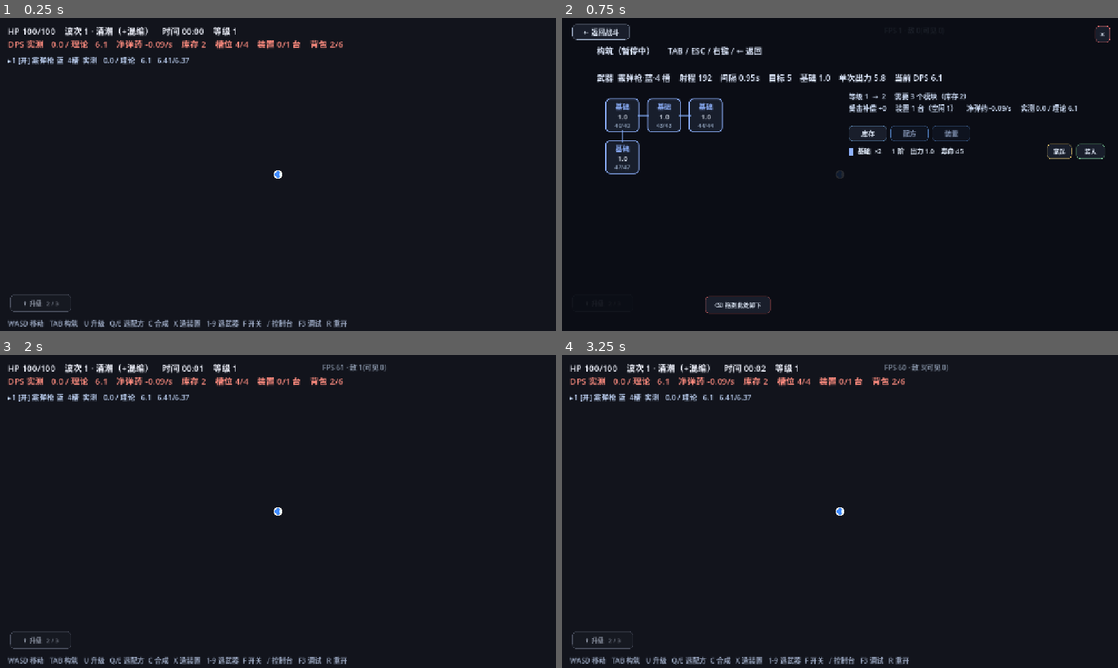
Above: before the commit, frames 1-4 (two rows, left to right).
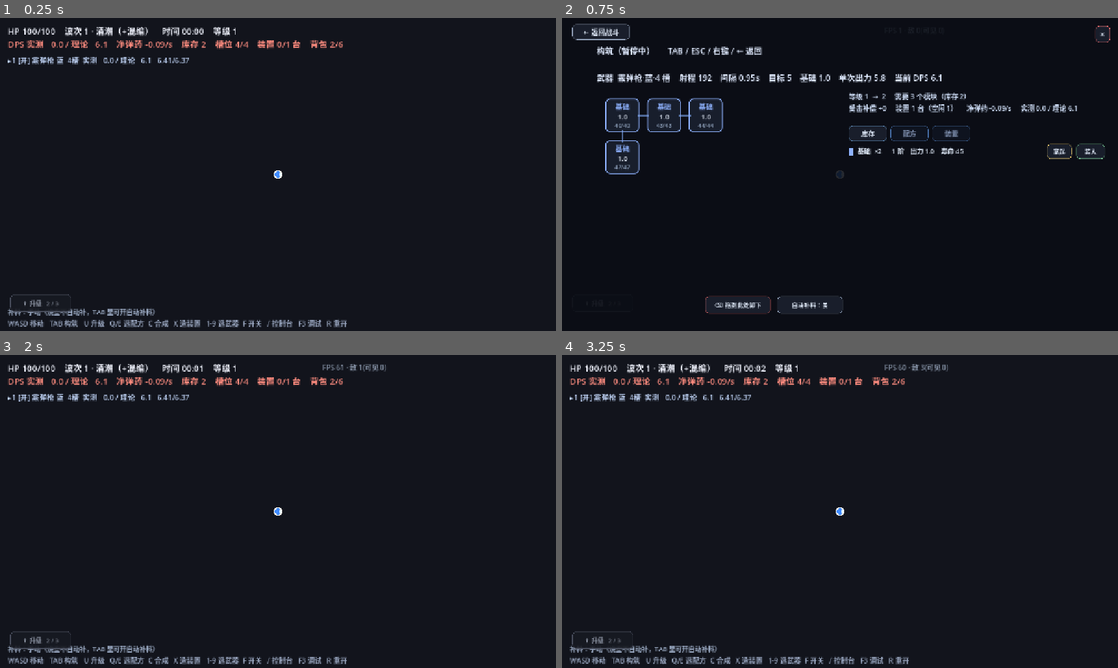
Above: after the commit, the same moments.

Repository: M1suK1/weapon-build-survivor
Game: Godot game, scene res://scenes/main.tscn
Same seed, same stepped clock (60 frames per second), same inputs: the game is played once before the commit and once after it.
Inputs (mouse positions are in pixels of both pictures, inside the frame that each line leads up to):
- Up to frame 1 (0.25 s): no input
- Up to frame 2 (0.75 s): tap Enter at 0.5 s; move the mouse to (962, 158) at 0.52 s; hold D from 0.53 s (still down); tap Tab at 0.6 s; click (962, 158) at 0.67 s
- Up to frame 3 (2 s): tap Space at 0.77 s; release D at 1.25 s; click "×" at 1.25 s
- Up to frame 4 (3.25 s): tap Space at 2 s; drag from (728, 527) to (812, 574) at 2.02 s; tap Enter at 2.75 s; move the mouse to (895, 442) at 2.77 s; hold D from 2.78 s (still down); tap 4 at 2.85 s

The runs differ from the first frame. In frame 1, 0.3% of the frame differs, in the area x 1-28%, y 92-96%; in frame 2, 0.1%; in frame 3, 0.3%; in frame 4, 0.3%.

Commit message:
feat(fill): 合成/拾取只进库存，烧空补料改成可手动开关的自动补料
- _craft_tick / add_module：人类只进库存，bot / autoplan 保留自动装板（plan-v5 §1.2）
- 新增 auto_fill 开关（人类默认关），只有烧空补料受它管；CLI autofill / noautofill
- _refill / _install 加 force 参数：点空格、拖拽、库存装机等手动路径不受开关限制
- 缺料格改成半透明幽灵框（灰边 + 半透明模块名 + 缺料），不再用红框
- 构筑屏加「自动补料：开/关」按钮，HUD 左下加「补料：手动」提示
- _pt_log 加 fill=0/1，方便看回归时补料是开还是关

Diff:
--- a/scripts/game.gd
+++ b/scripts/game.gd
@@ -223,6 +223,11 @@
 var hand_mid := ""
 var autoplan := false
 var noautoplan := false
+## 烧空后是否自动从库存补料（docs/plan-v5.md §1.2 第 3 条）。
+## 人类默认关：模块烧完就空着，补不补由玩家点；bot / playtest / autoplan 强制开，回归曲线不断。
+## 合成出件、地上捡到、拆卸回退**不受这个开关影响**（前两个永远进库存，见 §1.2 第 1、2 条）。
+var auto_fill := false
+var noautofill := false
 var god := false
 var cheat_arg := ""
 var plan_fix_t := 0.0
@@ -257,6 +262,9 @@
 var drag_hl: Panel = null
 var drag_hint: Label = null
 var recycle_btn: Button = null
+## 构筑屏顶部两个按钮：烧空自动补料开关（plan-v5 §1.4）；plan-v5 §1.5 的「保存方案」也挂在这条线上
+var fill_btn: Button = null
+var hud_fill: Label = null
 var slot_rects: Array = []
 var slot_panels: Array = []
 var inv_rows: Array = []
@@ -361,6 +369,12 @@
 		elif a == "noautoplan":
 			autoplan = false
 			noautoplan = true
+		elif a == "autofill":
+			auto_fill = true
+			noautofill = false
+		elif a == "noautofill":
+			auto_fill = false
+			noautofill = true
 		elif a.begins_with("tab="):
 			tab = int(a.substr(4))
 		elif a == "planmissing":
@@ -396,6 +410,10 @@
 	# bot 默认开着「自动配置方案」：它不会自己去拖模块，得让补料规则替它决定每格放什么
 	if bot and not noautoplan:
 		autoplan = true
+	# 烧空自动补料：人类默认关（plan-v5 §1.2），自测/自动配置一律强制开，
+	# 否则机器人只会看着模块烧光不补，回归曲线直接断掉
+	if (bot or playtest or autoplan) and not noautofill:
+		auto_fill = true
 	if playtest:
 		# 无头模拟按实时速度跑太慢，放大时间步（步长变粗，数值平衡够用）
 		Engine.time_scale = 8.0
@@ -420,7 +438,8 @@
 	_use_weapon(0)
 	for i in weapon.slots.size():
 		weapon.slots[i] = _new_module("base")
-		weapon.plan[i] = "base"  # 开局满板基础模块，方案也一起登记，之后烧完会自动补
+		# 开局满板基础模块，方案也一起登记；烧完补不补看 auto_fill（人类默认手动，见 plan-v5 §1.2）
+		weapon.plan[i] = "base"
 	_add_inv("base", 2)
 	devices.append(_new_device())
 	_make_player()
@@ -763,6 +782,10 @@
 	hud_brute.visible = false
 	hud_tip = _label(layer, Vector2(18, 690), 16, Color(0.6, 0.65, 0.75))
 	hud_tip.text = "WASD 移动   TAB 构筑   U 升级   Q/E 选配方  C 合成   X 造装置   1-9 选武器  F 开关   / 控制台   F3 调试   R 重开"
+	# 补料状态（plan-v5 §1.4）：关掉自动补料时常驻一行，免得玩家以为模块消失是 bug
+	hud_fill = _label(layer, Vector2(18, 664), 15, Color(0.62, 0.68, 0.78))
+	hud_fill.text = "补料：手动（烧空不自动补，TAB 里可开自动补料）"
+	hud_fill.visible = not auto_fill
 
 	# 解锁提示（plan-v4 §7.2 第 4 条）：屏幕中上方飘一行，2 秒淡出
 	toast_lbl = _label(layer, Vector2(440, 108), 20, UIKit.C_GOLD)
@@ -848,6 +871,13 @@
 	recycle_btn.position = Vector2(330, 640)
 	recycle_btn.tooltip_text = "把电路板上的模块拖进来：卸下并退回库存，同时清空这一格的方案"
 	build_root.add_child(recycle_btn)
+
+	# 烧空自动补料开关（plan-v5 §1.2/§1.4）：只影响「烧空后从库存补同 id」，
+	# 合成出件与地上捡到永远只进库存，不受这里影响
+	fill_btn = UIKit.button("自动补料：关", Vector2(150, 40), UIKit.C_DIM, 14)
+	fill_btn.position = Vector2(496, 640)
+	fill_btn.pressed.connect(_toggle_auto_fill)
+	build_root.add_child(fill_btn)
 
 	# 拖拽层：幽灵 + 落点高亮 + 出力预览（全部 IGNORE，不抢鼠标）
 	drag_layer = Control.new()
@@ -1023,6 +1053,8 @@
 	hud_status.visible = not build_root.visible
 	hud_ammo.visible = not build_root.visible
 	hud_tip.visible = not build_root.visible
+	if hud_fill != null:
+		hud_fill.visible = (not build_root.visible) and (not auto_fill)
 	wpanel.visible = not build_root.visible
 	if build_root.visible:
 		_refresh_build()
@@ -1081,7 +1113,9 @@
 			m["left"] = float(m["left"]) - burn
 			if float(m["left"]) <= 0.0:
 				sl[i] = null
-				_refill(i, w)
+				# 自动补料只由 auto_fill 决定（人类默认关：烧完就空着，格子画幽灵框等玩家自己补）
+				if auto_fill:
+					_refill(i, w)
 		var hits := float(targets.size())
 		var per: float = dmg * (1.0 + 0.1 * (hits - 1.0)) / maxf(1.0, hits)
 		# 榴弹炮：主目标吃满，不叠多目标折扣（溅射在下面单独结算）
@@ -2085,7 +2119,7 @@
 		for i in _missing_cells():
 			var want := String(weapon.plan[i])
 			if want != "" and _inv(want) > 0:
-				_refill(i)  # 有料就直接补，不改方案
+				_refill(i, null, true)  # 有料就直接补，不改方案
 				continue
 			var best_id := ""
 			var best_v := _board_total(weapon)
@@ -2105,7 +2139,7 @@
 			if best_id == "":
 				continue
 			weapon.plan[i] = best_id
-			_refill(i)
+			_refill(i, null, true)
 		# 已装但快烧空的格子：只把方案改成「库存里更强」的 id，不立刻顶掉模块。
 		# 等这一格烧空时 _refill 会按新方案补货 —— 既满足「不自动替换已装模块」，
 		# 又不会让机器人永远停在基础模块上。
@@ -2324,8 +2358,12 @@
 	return s
 
 
-## DEBUG
-func _refill(i: int, w = null) -> void:
+## 补料：按这一格的方案（没有方案时按整板增益）从库存补一个模块。
+## `force = true` 是手动路径（点空格、拖拽、bot 修方案）——不受 auto_fill 开关限制；
+## 自动路径（烧空补料）必须让 auto_fill 为真，见 _fire() 与 plan-v5 §1.2。
+func _refill(i: int, w = null, force := false) -> void:
+	if not auto_fill and not force:
+		return
 	var ww: Dictionary = weapon if w == null else w
 	var sl: Array = ww["slots"]
 	var plan: Array = ww["plan"]
@@ -2366,7 +2404,12 @@
 	return best
 
 
-func _install(mid: String, w = null) -> void:
+## `force = true`：手动路径（库存「装到当前武器」），不受 auto_fill 影响。
+## 自动路径（合成出件）只在 auto_fill / bot / autoplan 为真时才会走到这里，见 plan-v5 §1.2。
+func _install(mid: String, w = null, force := false) -> void:
+	if not force and not auto_fill:
+		_add_inv(mid, 1)
+		return
 	# 手动构筑（合成/升级/拾取）默认装到「当前选中的那把」，玩家按 1-9 切枪就能分别喂饱
 	var ww: Dictionary = weapon if w == null else w
 	var sl: Array = ww["slots"]
@@ -2413,7 +2456,11 @@
 	return n
 
 
+## 地上捡到模块（pickup.gd:31）。人类只进库存——直接塞进空格会把玩家的构筑打乱（plan-v5 §1.2 第 2 条）。
 func add_module(mid: String) -> void:
+	if not (autoplan or bot):
+		_add_inv(mid, 1)
+		return
 	var sl: Array = weapon["slots"]
 	for i in sl.size():
 		if sl[i] == null:
@@ -2443,7 +2490,7 @@
 	if hand_mid != "":
 		_place_at(i, hand_mid)
 	elif String(weapon.plan[i]) != "" and weapon.slots[i] == null:
-		_refill(i)  # 有方案但缺料：手动点一下等于「再试一次补料」
+		_refill(i, null, true)  # 有方案但缺料：手动点一下等于「再试一次补料」，不受开关限制
 	else:
 		# 点空白格默认什么都不做：装哪个模块是玩家的决定，不该被系统代劳。
 		# 只有自测机器人（bot / playtest）才自动挑一个当前最优的填进去。
@@ -2535,8 +2582,8 @@
 	var want := String(weapon.plan[i]) if i < weapon.plan.size() else ""
 	if want != "":
 		parts.append("方案：%s%s" % [String(MODULES[want]["name"]),
-			"" if _inv(want) > 0 else "（库存缺料，攒够自动补）"])
-	parts.append("左键：装入手里的模块 / 自动补料　　右键：卸下")
+			"" if _inv(want) > 0 else ("（库存缺料，攒够自动补）" if auto_fill else "（库存缺料：点这一格手动补，或开自动补料）")])
+	parts.append("左键：装入手里的模块 / 手动补料　　右键：卸下")
 	return "\n".join(parts)
 
 
@@ -2664,7 +2711,12 @@
 		d["total"] = 0.0
 		d["paid"] = []
 		crafted[k] = int(crafted.get(k, 0)) + 1
-		_install(k)
+		# 人类：产物只进库存，装到哪一格是玩家的决定（plan-v5 §1.2 第 1 条，没有开关）；
+		# bot / autoplan：保持自动装板，回归曲线不断
+		if autoplan or bot:
+			_install(k)
+		else:
+			_add_inv(k, 1)
 		# 「自动」装置做完立刻接下一个：先试同一个配方，材料不够就退回自动挑一个
 		if bool(d.get("auto", false)):
 			if not try_craft(k, devices.find(d)):
@@ -3062,6 +3114,7 @@
 	if build_text == null or dead:
 		return
 	_rebuild_board()
+	_refresh_fill_btn()
 	var lines: Array = []
 	lines.append("构筑（暂停中）      TAB / ESC / 右键 / ← 返回")
 	lines.append("")
@@ -3095,7 +3148,8 @@
 		var mn: Array = []
 		for i in miss:
 			mn.append(String(MODULES[String(weapon.plan[i])]["name"]))
-		info.append("缺料 %d 格：%s（攒够自动补上）" % [miss.size(), " / ".join(mn)])
+		info.append("缺料 %d 格：%s（%s）" % [miss.size(), " / ".join(mn),
+			"攒够会自动补" if auto_fill else "点格子手动补，或开自动补料"])
 	build_info.text = "\n".join(info)
 	_rebuild_tab()
 	_highlight_tab()
@@ -3109,6 +3163,23 @@
 func _highlight_tab() -> void:
 	for i in tab_btns.size():
 		(tab_btns[i] as Button).modulate = Color(1, 1, 1) if i == tab else Color(0.58, 0.63, 0.72)
+
+
+## 构筑屏「自动补料」开关（plan-v5 §1.2 第 3 条 / §1.4）
+func _toggle_auto_fill() -> void:
+	auto_fill = not auto_fill
+	_refresh_fill_btn()
+	if hud_fill != null:
+		hud_fill.visible = not auto_fill
+	_refresh_build()
+
+
+func _refresh_fill_btn() -> void:
+	if fill_btn == null:
+		return
+	fill_btn.text = "自动补料：开" if auto_fill else "自动补料：关"
+	fill_btn.tooltip_text = "开：模块烧空后自动从库存补同一个模块\n关：烧完就空着，格子显示半透明幽灵，攒够料自己点一下补\n只影响烧空补料 —— 合成产物、地上捡到的模块永远先进库存"
+	UIKit.tint_button(fill_btn, UIKit.C_GOLD if auto_fill else UIKit.C_DIM)
 
 
 ## 右栏标签页内容。每次重建（行数不大，重建比增量更新简单可靠）
@@ -3380,7 +3451,7 @@
 	if _inv(mid) <= 0:
 		return
 	_take_inv(mid, 1)
-	_install(mid)
+	_install(mid, null, true)  # 手动路径：不受 auto_fill 开关限制
 	_refresh_build()
 
 
@@ -3433,9 +3504,11 @@
 			sb.bg_color = Color(col.r, col.g, col.b, 0.10)
 		var want := String(weapon.plan[i]) if i < weapon.plan.size() else ""
 		if m == null and want != "":
-			# 有方案但缺料：红框，把「缺什么」写在格子上
-			sb.border_color = UIKit.C_RED
-			sb.bg_color = Color(0.35, 0.10, 0.12, 0.35)
+			# 有方案但缺料（plan-v5 §1.4）：灰虚线般的细边 + 暗底，模块名半透明写在格子上，
+			# 表示「这一格按方案应该有 X，等库存补」——不再用红色，红色留给真错误
+			sb.border_color = Color(0.45, 0.50, 0.60, 0.85)
+			sb.set_border_width_all(1)
+			sb.bg_color = Color(0.16, 0.18, 0.24, 0.32)
 		panel.add_theme_stylebox_override("panel", sb)
 		panel.mouse_filter = Control.MOUSE_FILTER_STOP
 		panel.mouse_default_cursor_shape = Control.CURSOR_POINTING_HAND
@@ -3453,8 +3526,10 @@
 		name_l.add_theme_font_size_override("font_size", 16)
 		name_l.mouse_filter = Control.MOUSE_FILTER_IGNORE
 		if m == null and want != "":
-			name_l.text = "缺 %s" % String(MODULES[want]["name"])
-			name_l.add_theme_color_override("font_color", UIKit.C_RED)
+			# 幽灵框：半透明的方案模块名，一眼看出这格缺什么
+			var wcol: Color = MODULES[want]["color"]
+			name_l.text = String(MODULES[want]["name"])
+			name_l.add_theme_color_override("font_color", Color(wcol.r, wcol.g, wcol.b, 0.45))
 		elif m == null:
 			name_l.text = "%d 空" % (i + 1)
 			name_l.add_theme_color_override("font_color", Color(0.42, 0.46, 0.56))
@@ -3492,6 +3567,9 @@
 		use_l.add_theme_color_override("font_color", Color(0.55, 0.62, 0.72))
 		use_l.mouse_filter = Control.MOUSE_FILTER_IGNORE
 		use_l.text = "" if m == null else "%d/%d" % [int(m.left), int(m.max)]
+		if m == null and want != "":
+			use_l.text = "缺料"
+			use_l.add_theme_color_override("font_color", Color(0.62, 0.68, 0.78, 0.75))
 		panel.add_child(use_l)
 
 
@@ -3685,7 +3763,7 @@
 	if String(drag["src"]) == "slot":
 		var i := int(drag["from"])
 		if String(weapon.plan[i]) != "" and weapon.slots[i] == null:
-			_refill(i)
+			_refill(i, null, true)
 			_refresh_build()
 
 
@@ -4381,9 +4459,9 @@
 	for i in (bw["plan"] as Array).size():
 		if (bw["slots"] as Array)[i] == null and String((bw["plan"] as Array)[i]) != "":
 			bmiss += 1
-	print("t=%3d w=%2d hp=%3d dps=%5.1f need=%5.1f drop=%.2f burn=%.2f lvl=%2d slot=%d/%d miss=%d dev=%d/%d [%s] inv=[%s] c=%d/%d/%d/%d kills=%d dmg c%.0f/b%.0f/d%.0f alive=%d ppos=%.0f,%.0f cpos=%.0f,%.0f brute=%d rcp=%d kinds=f%d/r%d/rk%d/s%d" % [
+	print("t=%3d w=%2d hp=%3d dps=%5.1f need=%5.1f drop=%.2f burn=%.2f lvl=%2d slot=%d/%d miss=%d fill=%d dev=%d/%d [%s] inv=[%s] c=%d/%d/%d/%d kills=%d dmg c%.0f/b%.0f/d%.0f alive=%d ppos=%.0f,%.0f cpos=%.0f,%.0f brute=%d rcp=%d kinds=f%d/r%d/rk%d/s%d" % [
 		int(pt_t), wave, int(maxf(hp, 0.0)), cur_dps(), need,
-		cur_drop(), cur_burn(), level, bfill, (bw["slots"] as Array).size(), bmiss,
+		cur_drop(), cur_burn(), level, bfill, (bw["slots"] as Array).size(), bmiss, 1 if auto_fill else 0,
 		_busy_devices(), devices.size(), comp, _inv_str(),
 		crafted.get("base", 0), crafted.get("add", 0), crafted.get("amp", 0), crafted.get("reson", 0), kills_total,
 		float(dmg_src["contact"]), float(dmg_src["bullet"]), float(dmg_src["dash"]),
--- a/scripts/ui_kit.gd
+++ b/scripts/ui_kit.gd
@@ -54,6 +54,16 @@
 	return b
 
 
+## 换色：把已经建好的按钮重刷一套 accent（开关类按钮用「金色 = 开、灰色 = 关」）
+static func tint_button(b: Button, accent: Color) -> void:
+	if b == null:
+		return
+	b.add_theme_stylebox_override("normal", _sb(C_PANEL, accent * Color(1, 1, 1, 0.55), 1, 8))
+	b.add_theme_stylebox_override("hover", _sb(C_PANEL_HOVER, accent, 2, 8))
+	b.add_theme_stylebox_override("pressed", _sb(accent * Color(1, 1, 1, 0.25), accent, 2, 8))
+	b.add_theme_stylebox_override("focus", _sb(C_PANEL_HOVER, accent, 2, 8))
+
+
 ## 小号方形图标按钮（× / ← / 锁）
 static func icon_button(glyph: String, side: float = 30.0, accent: Color = C_DIM) -> Button:
 	var b := button(glyph, Vector2(side, side), accent, 18)
